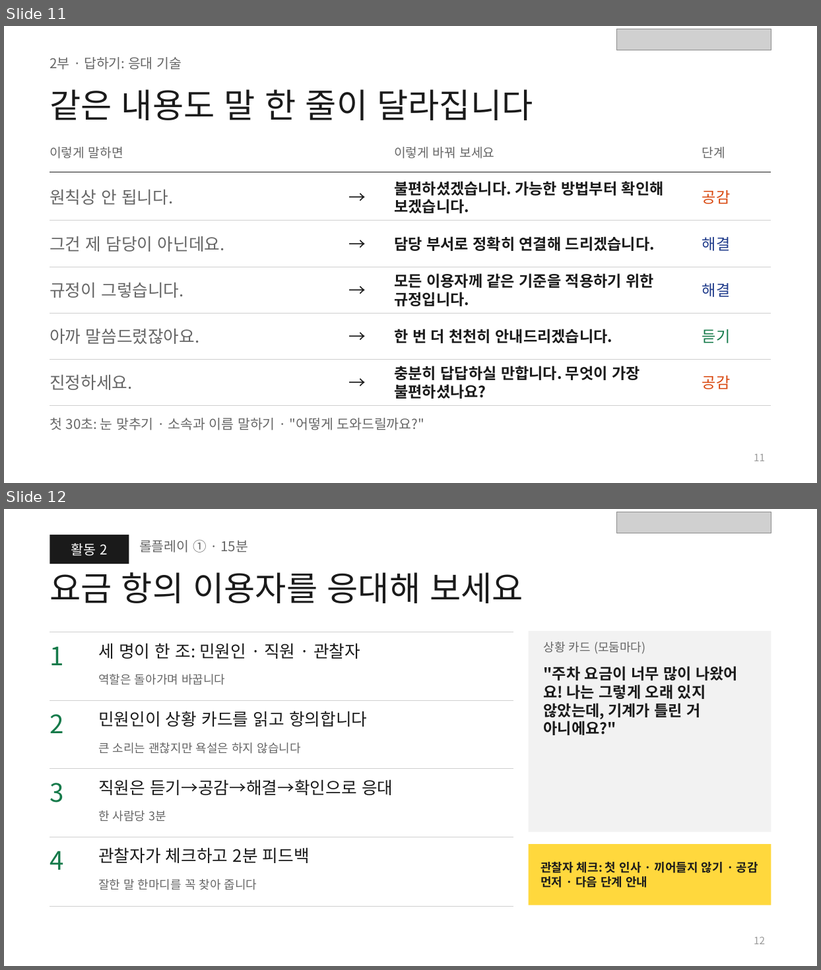
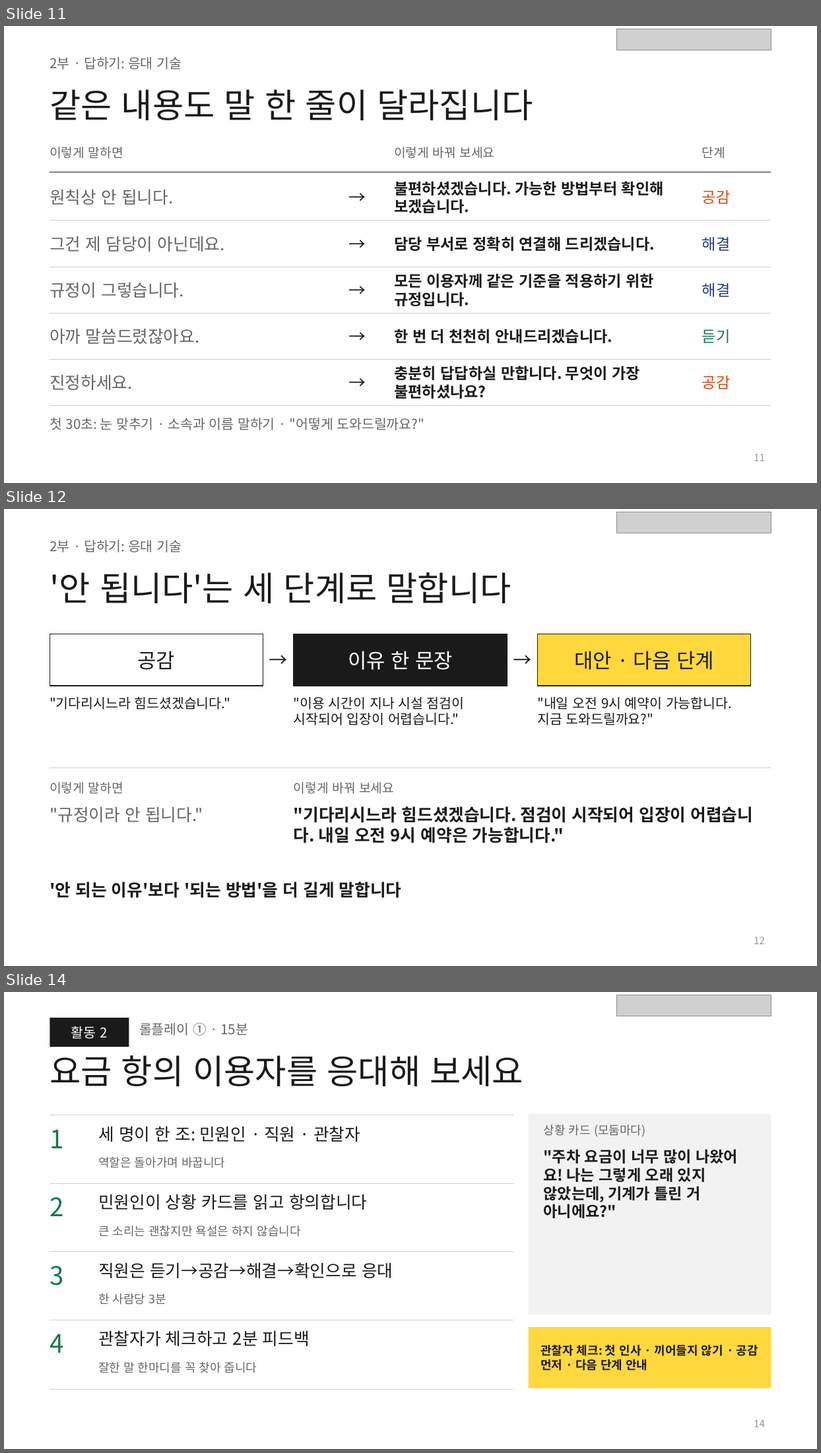
Before and after one commit to edupang79-crypto/prompt, a slide deck: 교안/중구도시관리공단_민원응대_교안.pptx. Shown one above the other, each under a label of ours: slides 11 and 12 before the commit, slides 11, 12 and 14 after it; the slides between them are not shown. The pictures are 821x970 and 821x1453 pixels, drawn with LibreOffice and Linux fonts; fonts in the diff are those of the drawing; grey boxes stand for pictures. Boxes give left, top, right and bottom in pixels: in the first picture for what was removed or moved away, otherwise in the second. Text is boxed around its words. In the diff, an @@ line names an element or a change of style, - is before the commit and + after.

```diff
--- a/교안/중구도시관리공단_민원응대_교안.pptx
+++ b/교안/중구도시관리공단_민원응대_교안.pptx
@@ slide 12 added at [4, 509, 817, 966], background #FFFFFF @@
@@ picture added at [617, 512, 772, 533] @@
@@ text added at [50, 540, 182, 553], 16 pt, text #666666 @@
+2부 · 답하기: 응대 기술
@@ title added at [50, 572, 512, 603], 40 pt, text #1A1A1A @@
+'안 됩니다'는 세 단계로 말합니다
@@ rectangle added at [50, 634, 263, 686], fill #FFFFFF, outline #1A1A1A 1 pt, 24 pt, text #1A1A1A @@
+공감
@@ text added at [263, 634, 294, 686], 22 pt, text #1A1A1A @@
+→
@@ rectangle added at [294, 634, 507, 686], fill #1A1A1A, outline #1A1A1A 1 pt, 24 pt, text #FFFFFF @@
+이유 한 문장
@@ text added at [507, 634, 538, 686], 22 pt, text #1A1A1A @@
+→
@@ rectangle added at [538, 634, 751, 686], fill #FFD83D, outline #1A1A1A 1 pt, 24 pt, text #1A1A1A @@
+대안 · 다음 단계
@@ text added at [50, 697, 230, 710], 16 pt, text #1A1A1A @@
+"기다리시느라 힘드셨겠습니다."
@@ text added at [294, 697, 465, 725], 16 pt, text #1A1A1A @@
+"이용 시간이 지나 시설 점검이 시작되어 입장이 어렵습니다."
@@ text added at [537, 697, 732, 725], 16 pt, text #1A1A1A @@
+"내일 오전 9시 예약이 가능합니다. 지금 도와드릴까요?"
@@ line added from (50, 768) to (772, 768), #CFCFCF 0.75 pt @@
@@ text added at [50, 782, 123, 794], 15 pt, text #666666 @@
+이렇게 말하면
@@ text added at [294, 782, 394, 794], 15 pt, text #666666 @@
+이렇게 바꿔 보세요
@@ text added at [50, 807, 203, 823], 20 pt, text #666666 @@
+"규정이라 안 됩니다."
@@ text added at [294, 807, 754, 844], 20 pt, text #1A1A1A, bold @@
+"기다리시느라 힘드셨겠습니다. 점검이 시작되어 입장이 어렵습니다. 내일 오전 9시 예약은 가능합니다."
@@ text added at [50, 882, 402, 898], 20 pt, text #1A1A1A, bold @@
+'안 되는 이유'보다 '되는 방법'을 더 길게 말합니다
@@ page number added at [754, 937, 765, 945], 12 pt, text #9A9A9A @@
+12
@@ what was slide 12 is now slide 14 @@
@@ page number at [754, 1420, 765, 1428]: text changed @@
-12
+14
```
Also in this commit, not shown: 1 slide changed, 5 other slides added.
